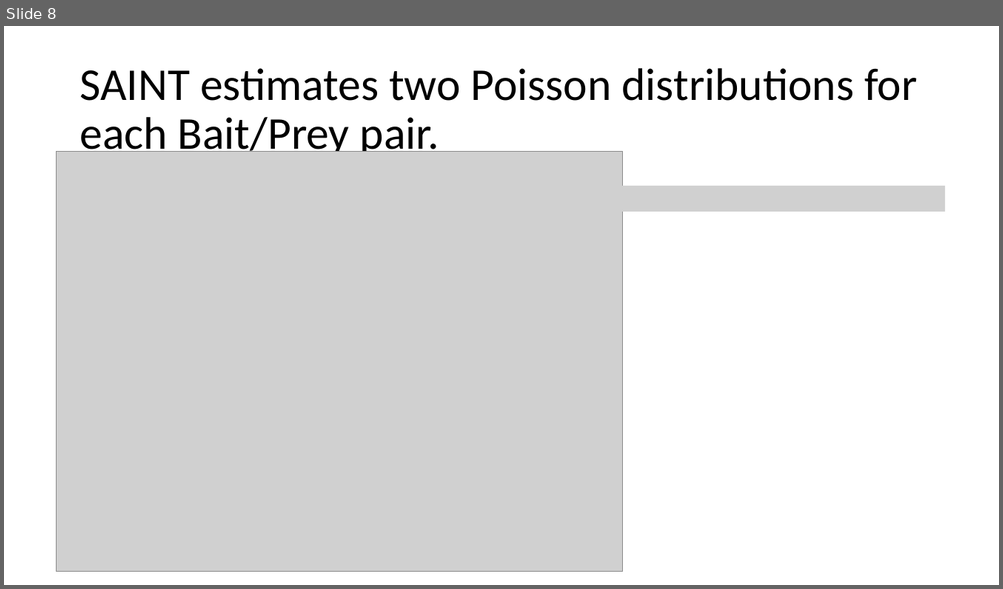
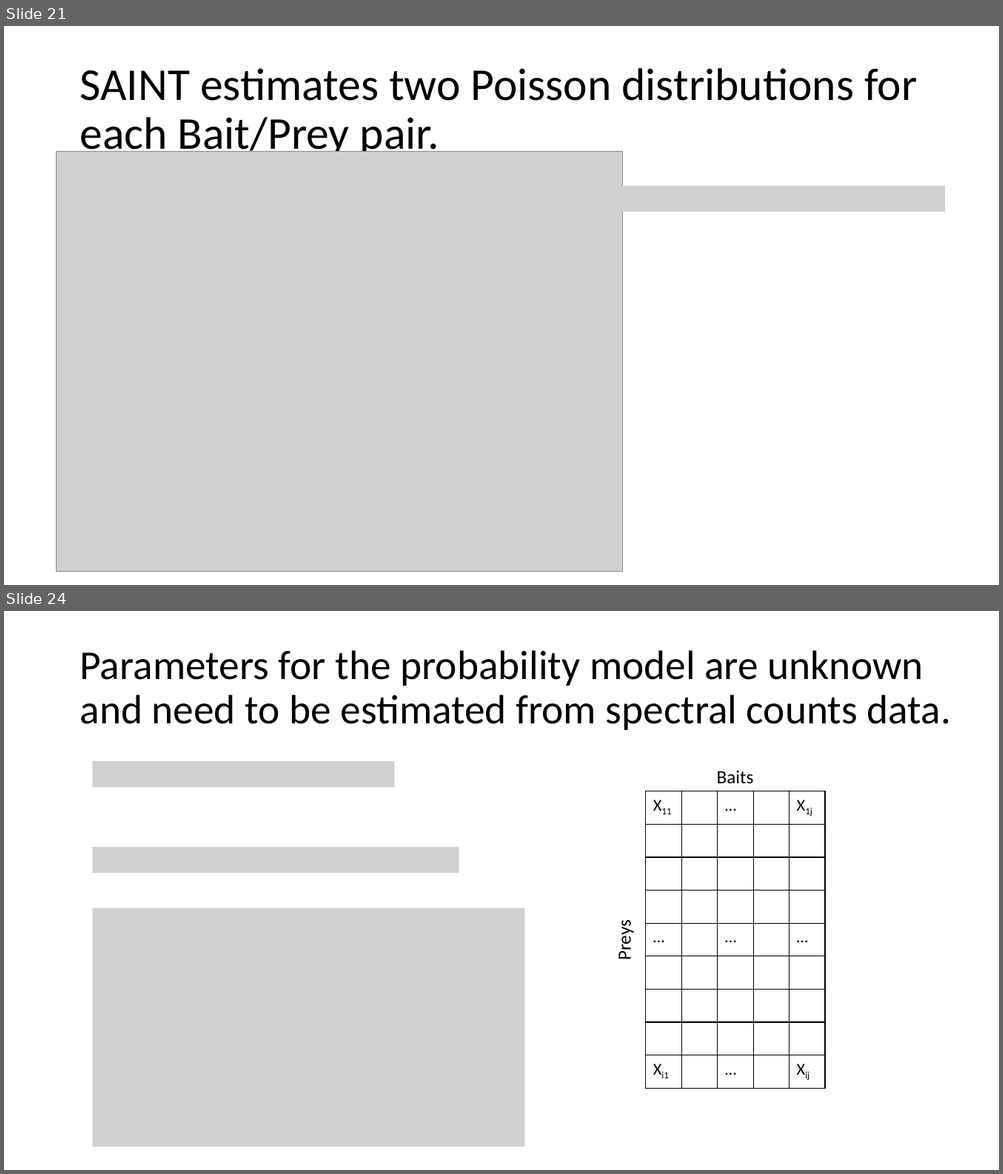
Before and after one commit to plutzer/majlab, a slide deck: SAINT-JC.pptx. Shown one above the other, each under a label of ours: slide 8 before the commit, slides 21 and 24 after it; the slides between them are not shown. The pictures are 1003x589 and 1003x1174 pixels, drawn with LibreOffice and Linux fonts; fonts in the diff are those of the drawing; grey boxes stand for pictures. Boxes give left, top, right and bottom in pixels: in the first picture for what was removed or moved away, otherwise in the second. Text is boxed around its words. In the diff, an @@ line names an element or a change of style, - is before the commit and + after.

```diff
--- a/SAINT-JC.pptx
+++ b/SAINT-JC.pptx
@@ slide 24 added at (4,611,999,1170), background #FFFFFF @@
@@ title added at (79,650,951,730), 39.6 pt, text #000000 @@
+Parameters for the probability model are unknown and need to be estimated from spectral counts data.
@@ picture added at (92,761,394,787) @@
@@ text added at (717,770,754,784), 18 pt, text #000000 @@
+Baits
@@ table added at (646,792,825,1089), 9 rows, 5 columns @@
+X11 |  | … |  | X1j
+ |  |  |  | 
+ |  |  |  | 
+ |  |  |  | 
+… |  | … |  | …
+ |  |  |  | 
+ |  |  |  | 
+ |  |  |  | 
+Xi1 |  | … |  | Xij
@@ picture added at (92,848,458,874) @@
@@ picture added at (92,908,524,1147) @@
@@ text added at (613,924,636,960), 18 pt, text #000000 @@
+Preys
@@ what was slide 8 is now slide 21 @@
```
Also in this commit, not shown: 6 slides changed, 28 other slides added.
